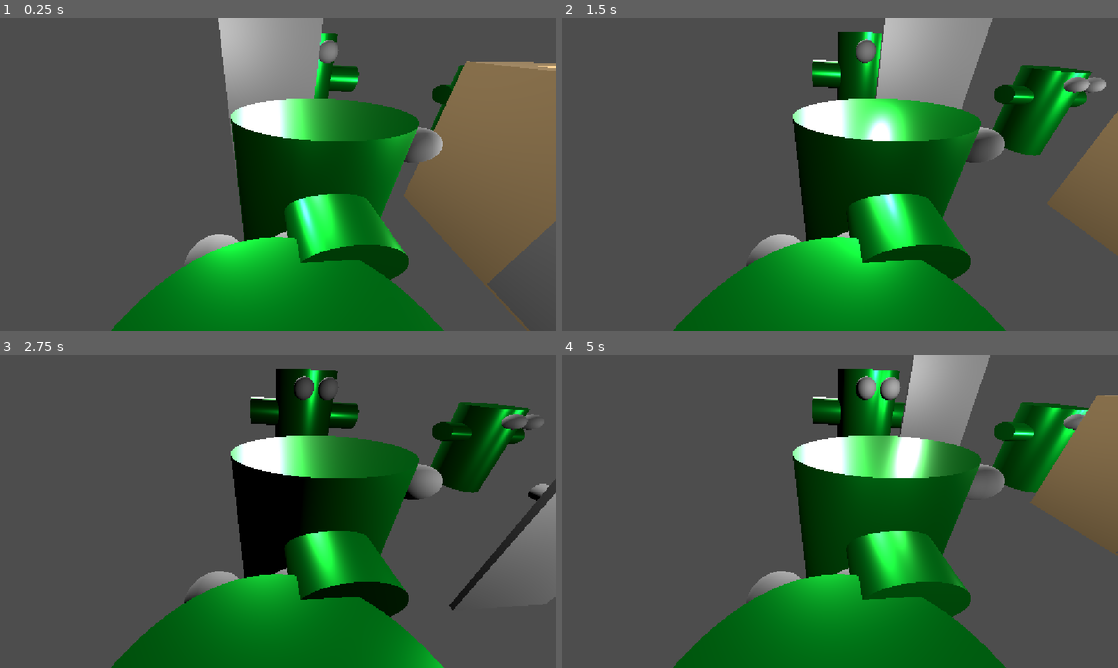
Above: before the commit, frames 1-4 (two rows, left to right).
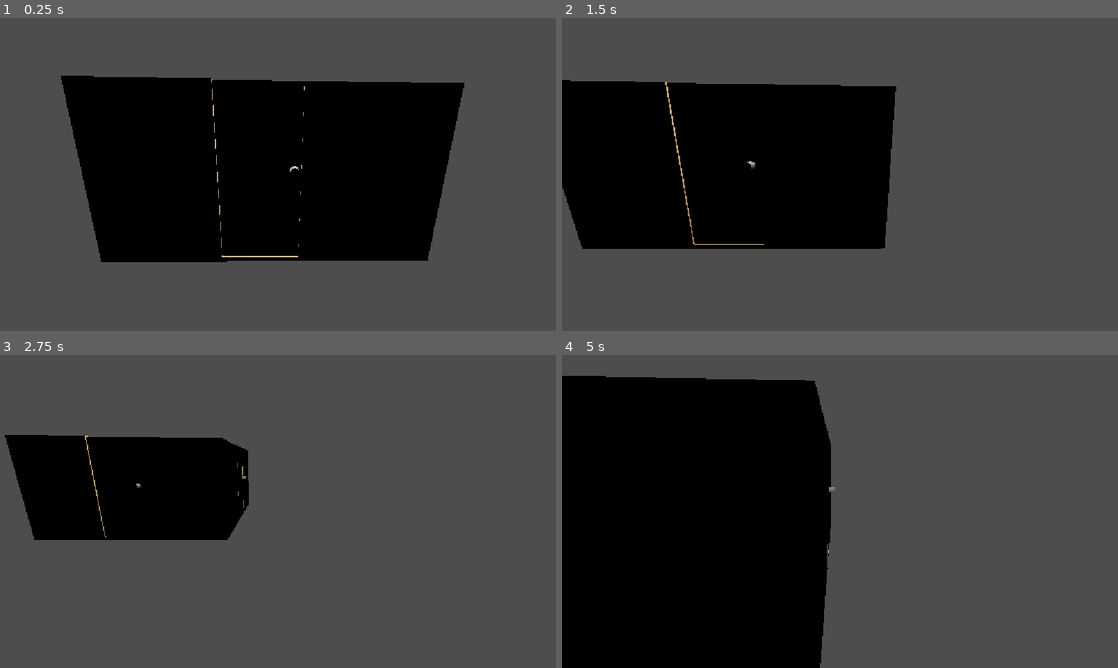
Above: after the commit, the same moments.

Repository: b00lean/ambasada_godot_dojo
Game: Godot game, scene res://mistnonst_1.tscn
Same seed, same stepped clock (60 frames per second), same inputs: the game is played once before the commit and once after it.
Inputs:
- Up to frame 1 (0.25 s): no input
- Up to frame 2 (1.5 s): tap Enter at 0.5 s; hold D 0.53-1.28 s; hold S from 1.28 s (still down)
- Up to frame 3 (2.75 s): release S at 2.03 s; hold D from 2.03 s (still down)
- Up to frame 4 (5 s): release D at 2.78 s; hold W 2.78-3.53 s; hold A from 3.53 s (still down)

The runs differ from the first frame. In frame 1, 64% of the frame differs, in the area x 11-100%, y 0-100%; in frame 2, 61%; in frame 3, 47%; in frame 4, 76%, in the area x 0-100%, y 0-100%.

Commit message:
odebral jsem 3 hrace a zmensil ho a jeste jsem opravil pohybové klavesy a upravil jsem pohled z kamery

Diff:
--- a/character_body_3d.gd
+++ b/character_body_3d.gd
@@ -6,13 +6,13 @@
 
 
 func _physics_process(delta: float):
-	if Input.is_key_pressed(KEY_W):
+	if Input.is_key_pressed(KEY_S):
 		velocity.z = -1
-	elif Input.is_key_pressed(KEY_S):
+	elif Input.is_key_pressed(KEY_W):
 		velocity.z = +1
+	elif Input.is_key_pressed(KEY_D):
+		velocity.x = -1
 	elif Input.is_key_pressed(KEY_A):
-		velocity.x = -1
-	elif Input.is_key_pressed(KEY_D):
 		velocity.x = +1
 	else:
 		velocity.x = 0
--- a/hrac.tscn
+++ b/hrac.tscn
@@ -37,4 +37,4 @@
 shape = SubResource("CapsuleShape3D_q7aek")
 
 [node name="Camera3D" type="Camera3D" parent="CharacterBody3D" unique_id=423733188]
-transform = Transform3D(-0.99702954, -0.025841959, 0.072555915, 0.018697035, 0.832648, 0.553487, -0.0747167, 0.5531995, -0.8296914, 0.021633238, 1.6818163, -0.0559811)
+transform = Transform3D(-0.9996962, 0.0066772103, 0.023725202, 0.0116107855, 0.97668576, 0.21435946, -0.021740742, 0.2145698, -0.97646666, 0.059716314, 0.945987, 0.64634115)
--- a/level_1.tscn
+++ b/level_1.tscn
@@ -2,6 +2,7 @@
 
 [ext_resource type="PackedScene" uid="uid://dwmoetm8g00ei" path="res://mistnost_1/steny.fbx" id="1_hbghi"]
 [ext_resource type="PackedScene" uid="uid://d34btxlehslvl" path="res://raf_dvere.tscn" id="2_hn12h"]
+[ext_resource type="PackedScene" uid="uid://6ejmesbdqnen" path="res://hrac.tscn" id="3_hn12h"]
 
 [node name="Node3D" type="Node3D" unique_id=1732787111]
 
@@ -19,3 +20,6 @@
 
 [node name="steny" parent="." unique_id=1415098952 instance=ExtResource("1_hbghi")]
 transform = Transform3D(1, 0, 0, 0, 1, 0, 0, 0, 1, -1.3280277, 0, 1.2104366)
+
+[node name="Hrac" parent="." unique_id=996799960 instance=ExtResource("3_hn12h")]
+transform = Transform3D(0.75745255, 0, 0, 0, 0.6805374, 0, 0, 0, 0.7429377, 0.088704824, 0.58118606, -3.9228654)
--- a/mistnonst_1.tscn
+++ b/mistnonst_1.tscn
@@ -1,28 +1,8 @@
 [gd_scene format=3 uid="uid://stxo1ak1mfeh"]
 
-[ext_resource type="PackedScene" uid="uid://6ejmesbdqnen" path="res://hrac.tscn" id="1_kuwdb"]
-[ext_resource type="PackedScene" uid="uid://b8f76akv5mh5r" path="res://hrac_test.tscn" id="2_nfvl1"]
 [ext_resource type="PackedScene" uid="uid://bnk5ubfrreimi" path="res://level_1.tscn" id="3_j2bjl"]
-[ext_resource type="PackedScene" uid="uid://d34btxlehslvl" path="res://raf_dvere.tscn" id="4_xe70d"]
-[ext_resource type="PackedScene" uid="uid://dtvsr1s2iued6" path="res://raf_test.tscn" id="5_3o0bn"]
-[ext_resource type="PackedScene" uid="uid://dwmoetm8g00ei" path="res://mistnost_1/steny.fbx" id="6_dsdym"]
 
 [node name="Node3D" type="Node3D" unique_id=1474800511]
 
-[node name="Hrac" parent="." unique_id=996799960 instance=ExtResource("1_kuwdb")]
-transform = Transform3D(1, 0, 0, 0, 1, 0, 0, 0, 1, 0.17078662, -1.1920929e-07, -0.58223295)
-
-[node name="HracTest" parent="." unique_id=1738360329 instance=ExtResource("2_nfvl1")]
-transform = Transform3D(1, 0, 0, 0, 1, 0, 0, 0, 1, 2.4596286, -0.3169433, -1.4076414)
-
 [node name="1 level buuuuuuuuuuuuuuggggggggggggg" parent="." unique_id=1442929259 instance=ExtResource("3_j2bjl")]
-transform = Transform3D(1, 0, 0, 0, 1, 0, 0, 0, 1, -3.1930337, 0, -0.10318303)
-
-[node name="raf" parent="." unique_id=930087524 instance=ExtResource("4_xe70d")]
-transform = Transform3D(1, 0, 0, 0, 1, 0, 0, 0, 1, -0.43671882, 0, 1.7602761)
-
-[node name="RafTest" parent="." unique_id=1522477540 instance=ExtResource("5_3o0bn")]
-transform = Transform3D(1, 0, 0, 0, 1, 0, 0, 0, 1, 0.3383603, 0, -4.0315733)
-
-[node name="49ff73c0-f8b8-41de-825e-e64901b4231a2" parent="." unique_id=308407154 instance=ExtResource("6_dsdym")]
-transform = Transform3D(1, 0, 0, 0, 1, 0, 0, 0, 1, 3.6371572, 4.7683716e-07, -3.5945244)
+transform = Transform3D(1, 0, 0, 0, 1, 0, 0, 0, 1, -6.5586658, 0.23119879, -0.08973718)
--- a/raf_dvere.tscn
+++ b/raf_dvere.tscn
@@ -1,7 +1,6 @@
 [gd_scene format=3 uid="uid://d34btxlehslvl"]
 
 [ext_resource type="Script" uid="uid://ccysij8yn2mx6" path="res://dvere.gd" id="1_r6pv8"]
-[ext_resource type="PackedScene" uid="uid://6ejmesbdqnen" path="res://hrac.tscn" id="2_vfhyi"]
 
 [sub_resource type="BoxShape3D" id="BoxShape3D_nrf0f"]
 
@@ -119,7 +118,4 @@
 [node name="AnimationPlayer" type="AnimationPlayer" parent="." unique_id=151486360]
 libraries/ = SubResource("AnimationLibrary_vfhyi")
 
-[node name="Hrac" parent="." unique_id=996799960 instance=ExtResource("2_vfhyi")]
-transform = Transform3D(-0.9999569, 0, 0.0092859445, 0, 1, 0, -0.0092859445, 0, -0.9999569, 0, 0.7670572, 1.4171759)
-
 [connection signal="body_entered" from="dvere/Area3D" to="dvere" method="_on_area_3d_body_entered"]
